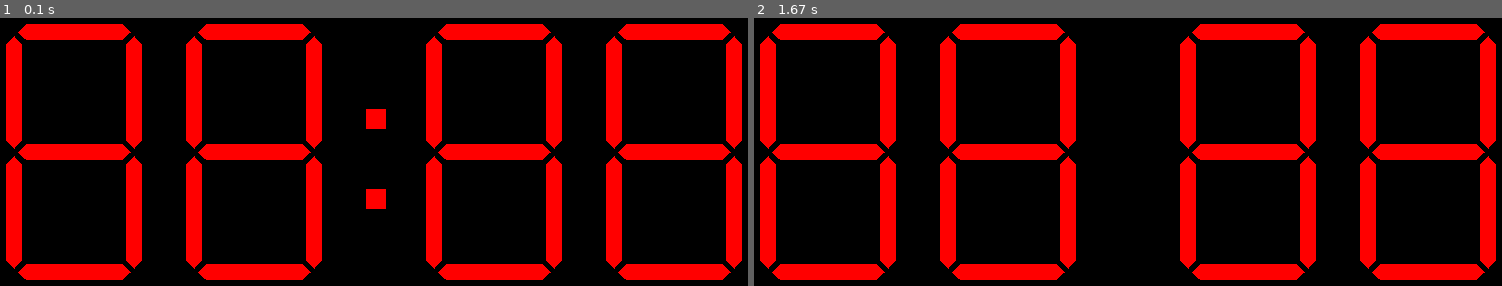
Above: before the commit, frames 1-2 (left to right).
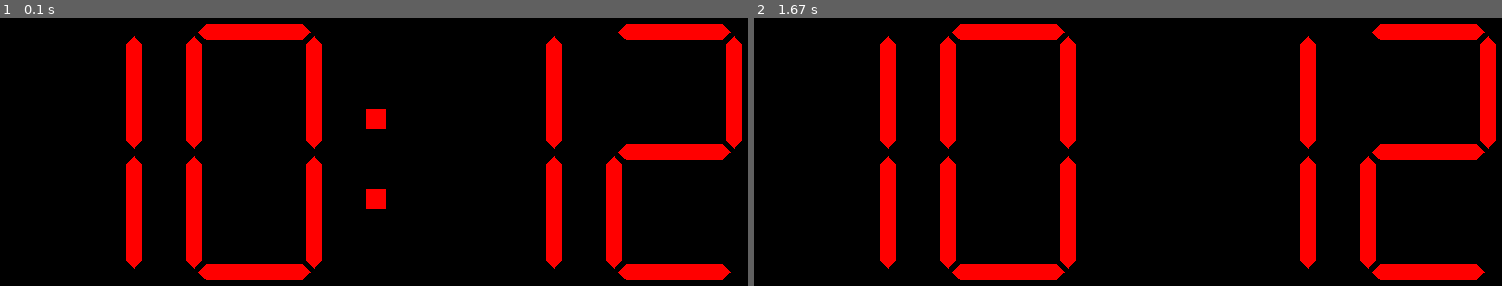
Above: after the commit, the same moments.

Repository: LittleFinchy/mini-pygames
Game: pygame game, started from digital_clock/main.py
Same seed, same stepped clock (60 frames per second), same inputs: the game is played once before the commit and once after it.
Inputs:
- Up to frame 1 (0.1 s): no input
- Up to frame 2 (1.67 s): no input

The runs differ from the first frame. In frame 1, 11% of the frame differs, in the area x 0-100%, y 2-98%; in frame 2, 11%.

Commit message:
clock update

Diff:
--- a/digital_clock/clock.py
+++ b/digital_clock/clock.py
@@ -17,6 +17,7 @@
         if hour > 12:
             hour -= 12
         h1 = 0
+        self.hour1.dim = True
         h2 = hour
         if len(str(hour)) == 2:
             h1 = int(str(hour)[0])
--- a/digital_clock/digit.py
+++ b/digital_clock/digit.py
@@ -18,18 +18,24 @@
         self.segments.append(Segment(x + 20, y + 240))
 
     def update(self, number):
+        for i in range(7):
+            self.segments[i].active = True
         numbers = {
-            0: [self.segments[5].active],
-            1: [self.segments[0].active, self.segments[2].active, self.segments[4].active, self.segments[5].active, self.segments[6].active],
-            2: [self.segments[0].active, self.segments[3].active],
-            3: [self.segments[0].active, self.segments[3].active],
-            4: [self.segments[2].active, self.segments[4].active, self.segments[6].active],
-            5: [],
-            6: [],
-            7: [],
+            0: [self.segments[5]],
+            1: [self.segments[0], self.segments[2], self.segments[4], self.segments[5], self.segments[6]],
+            2: [self.segments[0], self.segments[3]],
+            3: [self.segments[0], self.segments[3]],
+            4: [self.segments[2], self.segments[4], self.segments[6]],
+            5: [self.segments[1], self.segments[2]],
+            6: [self.segments[1]],
+            7: [self.segments[0], self.segments[2], self.segments[5], self.segments[6]],
             8: [],
-            9: []
+            9: [self.segments[2], self.segments[6]]
         }
+
+        for seg in numbers.get(number):
+            seg.active = False
+
 
     def show(self, win):
         for seg in self.segments:
--- a/digital_clock/segment.py
+++ b/digital_clock/segment.py
@@ -9,21 +9,22 @@
         self.active = active
         self.h = 16
         self.w = 16
+        self.dim = False
 
         if self.upright:
             self.h += 80
         else:
             self.w += 80
 
-    def update(self):
-        pass
-
     def show(self, win):
+        RED = (255, 0, 0)
+        if self.dim:
+            RED = (55, 0, 0)
         if self.active:
-            pygame.draw.rect(win, (255, 0, 0), (self.x, self.y, self.w, self.h))
-        if not self.upright:
-            pygame.draw.polygon(win, (255, 0, 0), ((self.x - 8, self.y + 8),(self.x, self.y),(self.x, self.y + 15)))
-            pygame.draw.polygon(win, (255, 0, 0), ((self.x + 96 + 8, self.y + 8),(self.x + 96, self.y),(self.x + 96, self.y + 15)))
-        else:
-            pygame.draw.polygon(win, (255, 0, 0), ((self.x + 8, self.y - 8),(self.x + 15, self.y),(self.x, self.y)))
-            pygame.draw.polygon(win, (255, 0, 0), ((self.x + 8, self.y + 96 + 8),(self.x + 15, self.y + 96),(self.x, self.y + 96)))
+            pygame.draw.rect(win, RED, (self.x, self.y, self.w, self.h))
+            if not self.upright:
+                pygame.draw.polygon(win, RED, ((self.x - 8, self.y + 8),(self.x, self.y),(self.x, self.y + 15)))
+                pygame.draw.polygon(win, RED, ((self.x + 96 + 8, self.y + 8),(self.x + 96, self.y),(self.x + 96, self.y + 15)))
+            else:
+                pygame.draw.polygon(win, RED, ((self.x + 8, self.y - 8),(self.x + 15, self.y),(self.x, self.y)))
+                pygame.draw.polygon(win, RED, ((self.x + 8, self.y + 96 + 8),(self.x + 15, self.y + 96),(self.x, self.y + 96)))
